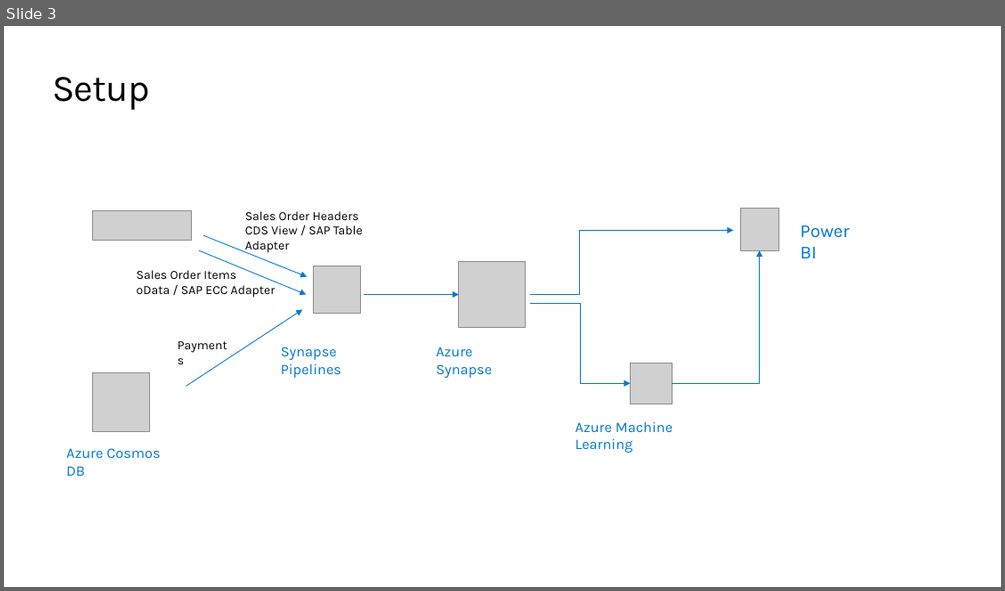
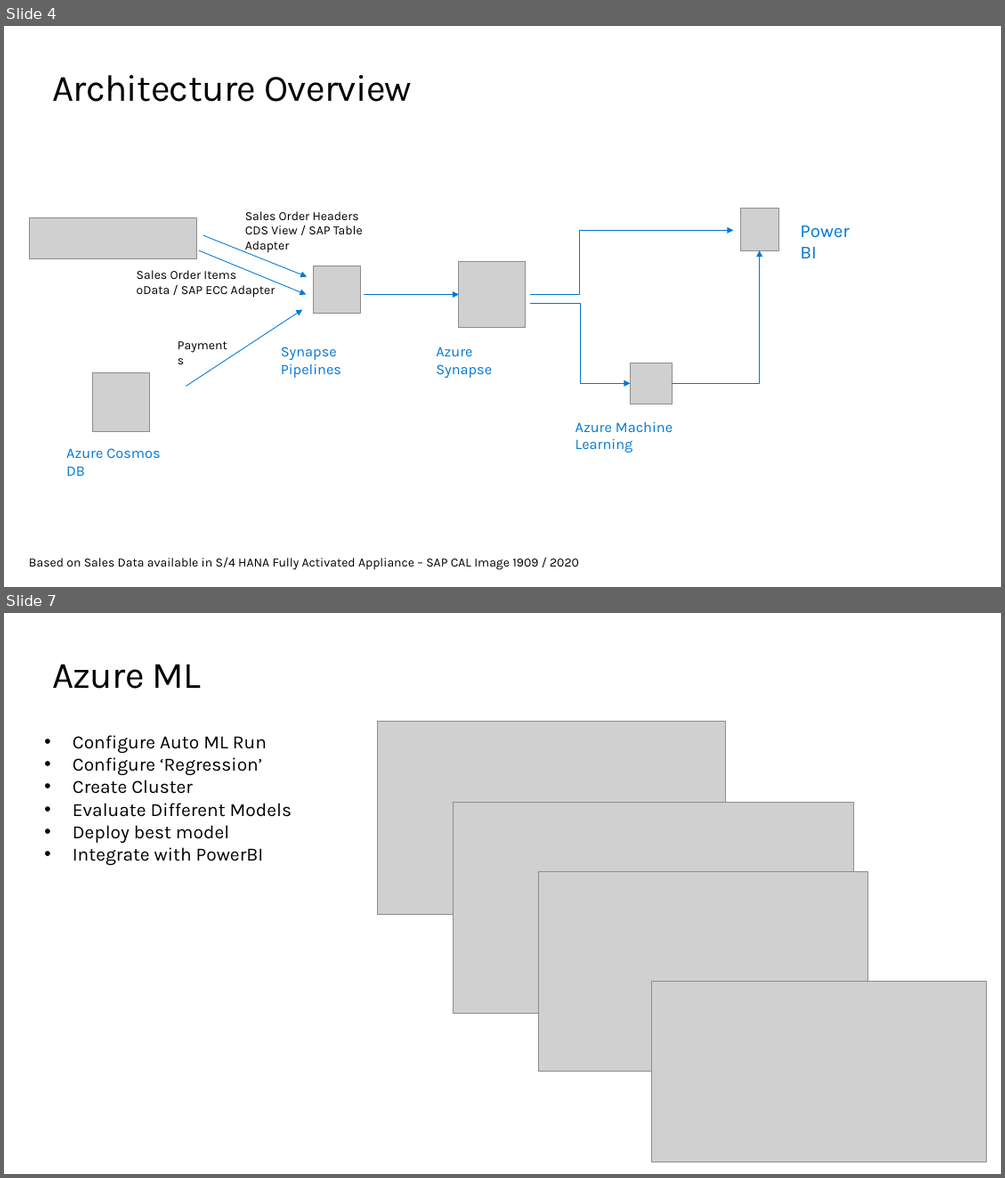
Before and after one commit to thzandvl/microhack-sap-data, a slide deck: SAP-Data-MicroHack.pptx. Shown one above the other, each under a label of ours: slide 3 before the commit, slides 4 and 7 after it; the slides between them are not shown. The pictures are 1005x591 and 1005x1178 pixels, drawn with LibreOffice and Linux fonts; fonts in the diff are those of the drawing; grey boxes stand for pictures; background and template pictures are left out. Boxes give left, top, right and bottom in pixels: in the first picture for what was removed or moved away, otherwise in the second. Text is boxed around its words. In the diff, an @@ line names an element or a change of style, - is before the commit and + after.

Commit message:
Updated Overview picture and ppt

```diff
--- a/SAP-Data-MicroHack.pptx
+++ b/SAP-Data-MicroHack.pptx
@@ slide 7 added at (x1=4, y1=613, x2=1001, y2=1174), background #FFFFFF @@
@@ title added at (x1=52, y1=664, x2=202, y2=689), 36 pt, text #000000 @@
+Azure ML
@@ text added at (x1=73, y1=735, x2=291, y2=865), 18 pt, text #000000 @@
+• Configure Auto ML Run
+• Configure ‘Regression’
+• Create Cluster
+• Evaluate Different Models
+• Deploy best model
+• Integrate with PowerBI
@@ picture added at (x1=377, y1=722, x2=726, y2=915) @@
@@ picture added at (x1=453, y1=803, x2=853, y2=1013) @@
@@ picture added at (x1=539, y1=872, x2=867, y2=1071) @@
@@ picture added at (x1=652, y1=981, x2=987, y2=1162) @@
@@ what was slide 3 is now slide 4 @@
@@ slide 4 changed as well @@
@@ title at (x1=52, y1=75, x2=412, y2=102): text changed @@
-Setup
+Architecture Overview
@@ picture removed at (x1=92, y1=211, x2=192, y2=240) @@
@@ picture added at (x1=30, y1=217, x2=197, y2=258) @@
@@ text added at (x1=29, y1=556, x2=579, y2=570), 12 pt, text #000000 @@
+Based on Sales Data available in S/4 HANA Fully Activated Appliance – SAP CAL Image 1909 / 2020
```
Also in this commit, not shown: 4 other slides changed, 4 other slides added, 3 slides removed, 1 other file.
